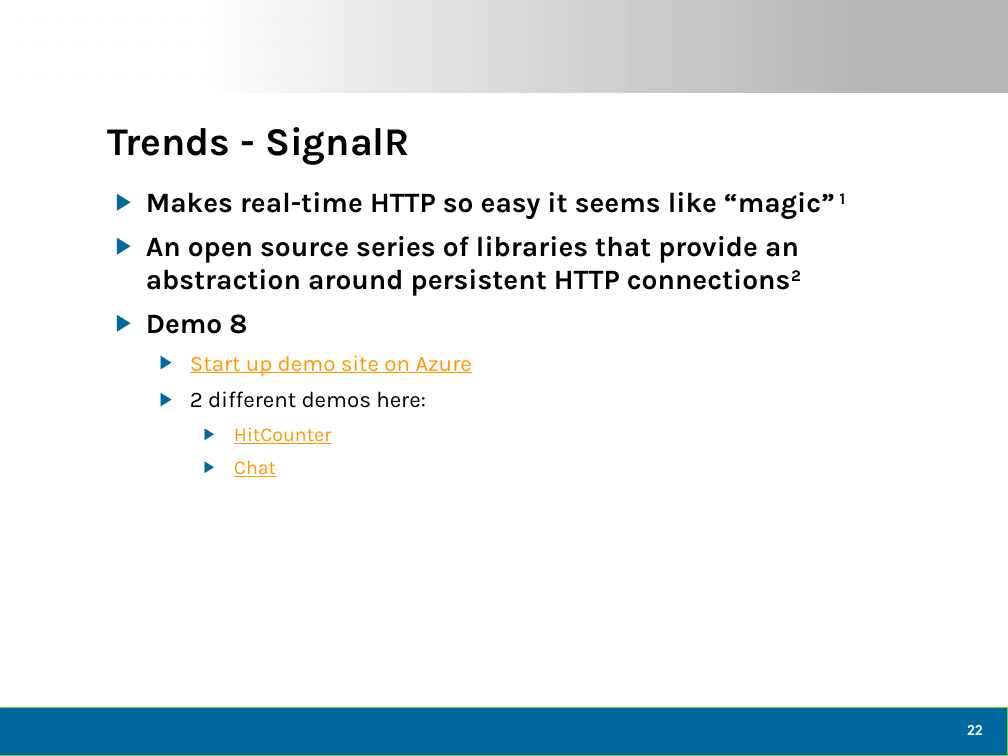
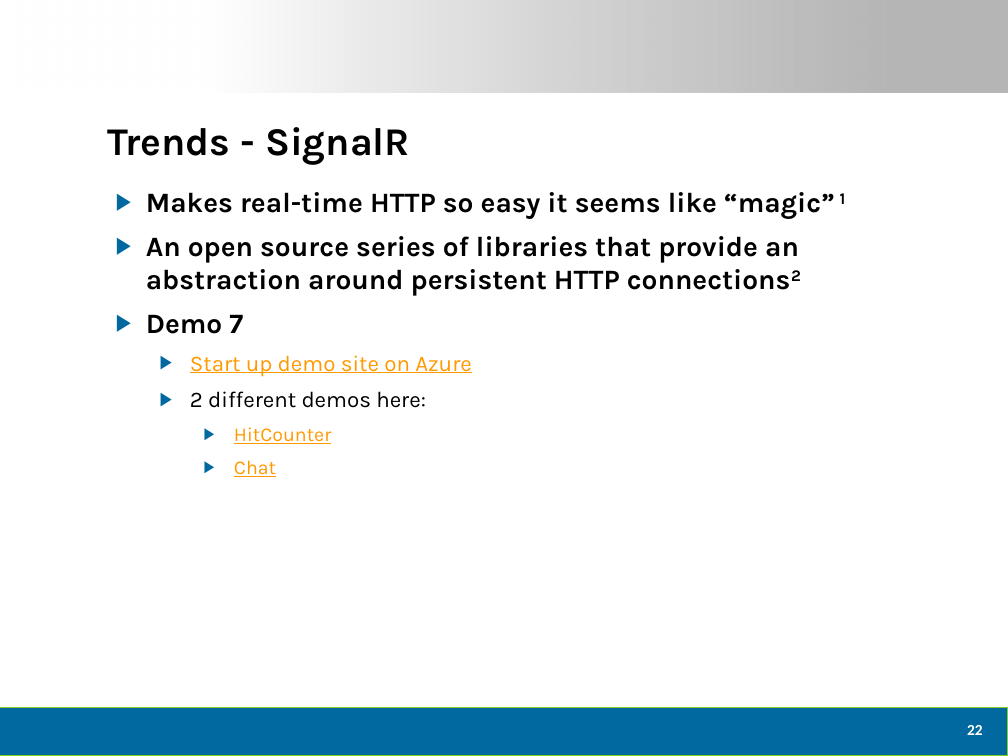
Before and after one commit to dtomyn/HTML5Demo1, a slide deck: slide 23 of Docs/2012 - Live360 Event Review (NEWER).pptx. Drawn at 1008x756 pixels with LibreOffice and Linux fonts; fonts in the diff are those of the drawing; background and template pictures are left out. Boxes give left, top, right and bottom in pixels: in the first picture for what was removed or moved away, otherwise in the second. Text is boxed around its words. In the diff, an @@ line names an element or a change of style, - is before the commit and + after.

```diff
--- a/Docs/2012 - Live360 Event Review (NEWER).pptx
+++ b/Docs/2012 - Live360 Event Review (NEWER).pptx
@@ text at bbox=[146, 314, 243, 334]: text changed @@
-▶ Demo 8
+▶ Demo 7
```
Also in this commit, not shown: 5 other slides changed, 5 other files.
